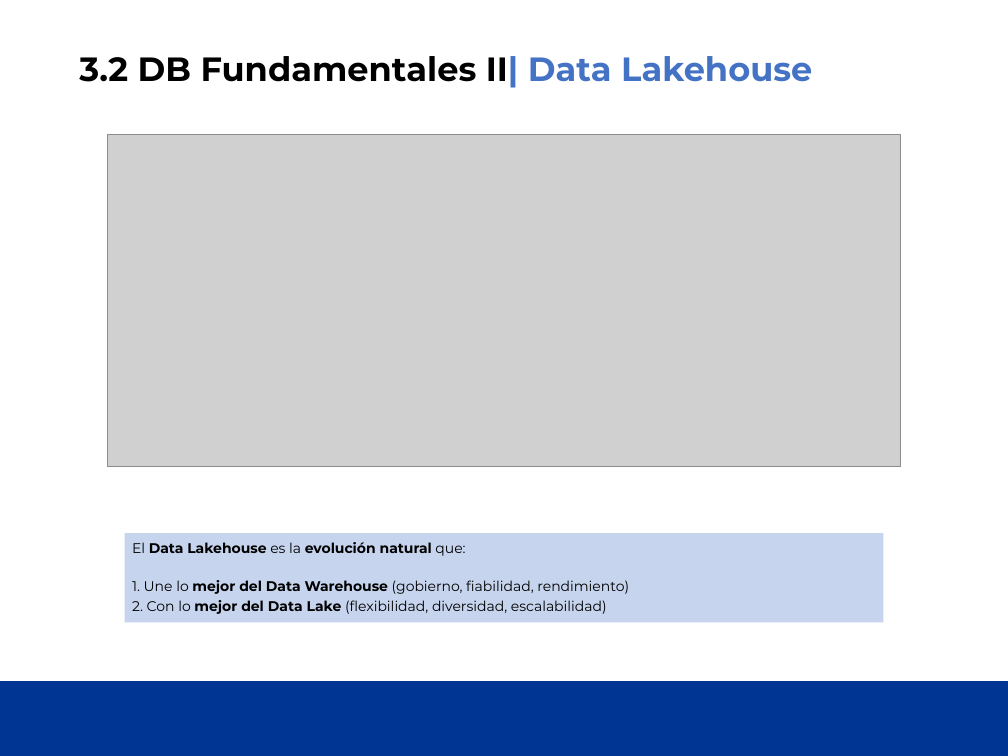
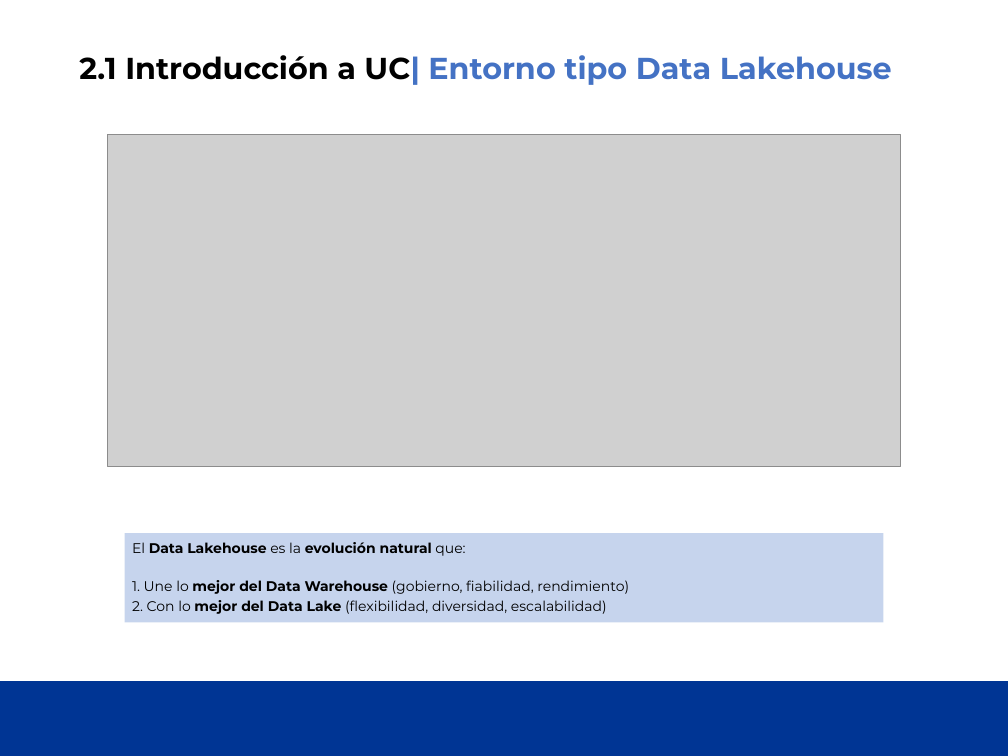
Before and after one commit to cpl-ceste/databricks_governance, a slide deck: slide 6 of UC_Course_Sesion1/UCDatabrick - Sesion 1.pptx (slide 7 before the commit). Drawn at 1008x756 pixels with LibreOffice and Linux fonts; fonts in the diff are those of the drawing; grey boxes stand for pictures; background and template pictures are left out. Boxes give left, top, right and bottom in pixels: in the first picture for what was removed or moved away, otherwise in the second. Text is boxed around its words. In the diff, an @@ line names an element or a change of style, - is before the commit and + after.

```diff
--- a/UC_Course_Sesion1/UCDatabrick - Sesion 1.pptx
+++ b/UC_Course_Sesion1/UCDatabrick - Sesion 1.pptx
@@ title at bbox=[79, 55, 892, 85]: text changed; size 24 to 21.6 pt; text colour #000000 to #4472C4 @@
-3.2 DB Fundamentales II| Data Lakehouse
+2.1 Introducción a UC| Entorno tipo Data Lakehouse
```
Also in this commit, not shown: 9 other slides changed, 4 slides added, 1 other file.
